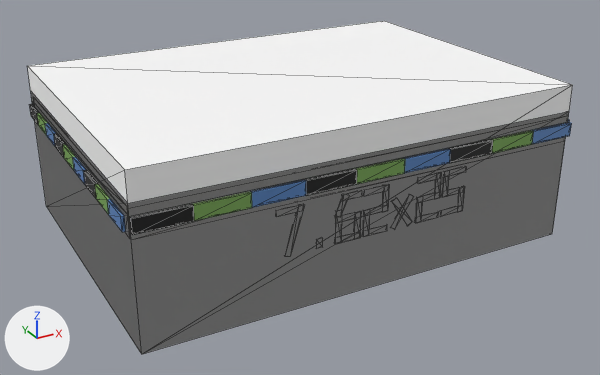
The glTF model assets/models/items/ammo_762x25.glb: old version first, new version second.
The view is the same before and after, from a camera (50 mm lens) standing at (-0.0866, -0.1616, 0.0708) and looking at (0.0001, -0.004, -0.0079). The axes (+X, +Y, +Z) are drawn at lower left. The lights are the same throughout. The older version comes first. Mesh edges are drawn as thin lines. Vertices at exactly the same position are counted once.

Before the edit, the objects in view are built like this:
```python
me_body = bpy.data.meshes.new('body')
me_body.from_pydata(...)  # 536 vertices, 952 faces; spans x -0.0506..0.0506, y -0.0356..0.0378, z -0.0245..0.0059
# faces by material slot: [264, 4, 636, 48]
me_body.materials.append(mat_pebble)  # grey #adadb1
me_body.materials.append(mat_red)  # red #bc4538
me_body.materials.append(mat_black)  # black #2c2c2c
me_body.materials.append(mat_paper)  # white #edebe2
me_box_lod1 = bpy.data.meshes.new('box_lod1')
me_box_lod1.from_pydata(...)  # a box spanning x -0.0506..0.0506, y -0.0356..0.0378, z -0.0245..0.0059; a box spanning x -0.0506..0.0506, y -0.0362..-0.0356, z 0.0005..0.0035; a box spanning x -0.0506..0.0506, y 0.0356..0.0362, z 0.0005..0.0035; a box spanning x 0.0506..0.0512, y -0.035..0.035, z 0.0005..0.0035; a box spanning x -0.0512..-0.0506, y -0.035..0.035, z 0.0005..0.0035
me_box_lod1.materials.append(mat_baked)
me_box_open_lod1 = bpy.data.meshes.new('box_open_lod1')
me_box_open_lod1.from_pydata(...)  # a box spanning x -0.0506..0.0506, y -0.0356..0.0378, z -0.0245..0.012; a box spanning x -0.0506..0.0506, y -0.0362..-0.0356, z 0.0005..0.0035; a box spanning x -0.0506..0.0506, y 0.0356..0.0362, z 0.0005..0.0035; a box spanning x 0.0506..0.0512, y -0.035..0.035, z 0.0005..0.0035; a box spanning x -0.0512..-0.0506, y -0.035..0.035, z 0.0005..0.0035
me_box_open_lod1.materials.append(mat_baked)
ob_body = bpy.data.objects.new('body', me_body)
ob_body.location = (0.0, -0.0005, 0.0063)
ob_box_lod1 = bpy.data.objects.new('box_lod1', me_box_lod1)
ob_box_lod1.location = (0.0, -0.0005, 0.0063)
ob_box_open_lod1 = bpy.data.objects.new('box_open_lod1', me_box_open_lod1)
ob_box_open_lod1.location = (0.0, -0.0005, 0.0063)
# also in view: 'band_mix' at (0.0, -0.0005, 0.0083)
```
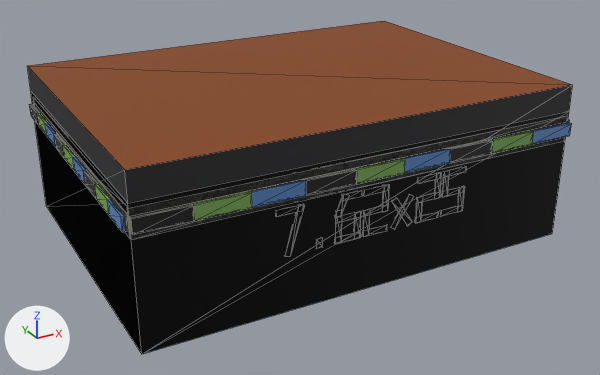
Where the change shows, as pixel boxes [x1, y1, x2, y2] in the pictures (600 x 375 px):
part 1 of me_box_lod1, recoloured (white to black)
    both: [31, 92, 569, 354]
part 2 of me_box_open_lod1, recoloured
    both: [33, 103, 569, 232]
part 3 of me_box_open_lod1, recoloured (darker)
    both: [27, 21, 573, 353]

The change, as a diff of the scene's bpy script:
```diff
--- a/assets/models/items/ammo_762x25.glb.py
+++ b/assets/models/items/ammo_762x25.glb.py
@@ me_box_lod1 @@
 me_box_lod1.from_pydata(...)  # 40 vertices, 60 faces; spans x -0.0512..0.0512, y -0.0362..0.0378, z -0.0245..0.0059
 # used by ob_box_lod1; location = (0.0, -0.0005, 0.0063)
+# me_box_lod1 part 1: 12 faces centred in x -0.0506..0.0506, y -0.0356..0.0378, z -0.0245..0.0059 are repainted in the vertex colours; the middle colour goes from white #ffffff to black #262629
 me_box_lod1.materials.append(mat_baked)
@@ me_box_open_lod1 @@
 me_box_open_lod1.from_pydata(...)  # 40 vertices, 60 faces; spans x -0.0512..0.0512, y -0.0362..0.0378, z -0.0245..0.012
 # used by ob_box_open_lod1; location = (0.0, -0.0005, 0.0063)
+# me_box_open_lod1 part 2: 48 faces centred in x -0.0512..0.0512, y -0.0362..0.0362, z 0.0005..0.0035 are repainted in the vertex colours; the middle colour goes from white #ffffff to beige #b0a789
+# me_box_open_lod1 part 3: 12 faces centred in x -0.0506..0.0506, y -0.0356..0.0378, z -0.0245..0.012 are repainted in the vertex colours; the middle colour goes from white #ffffff to black #262629
 me_box_open_lod1.materials.append(mat_baked)
```
